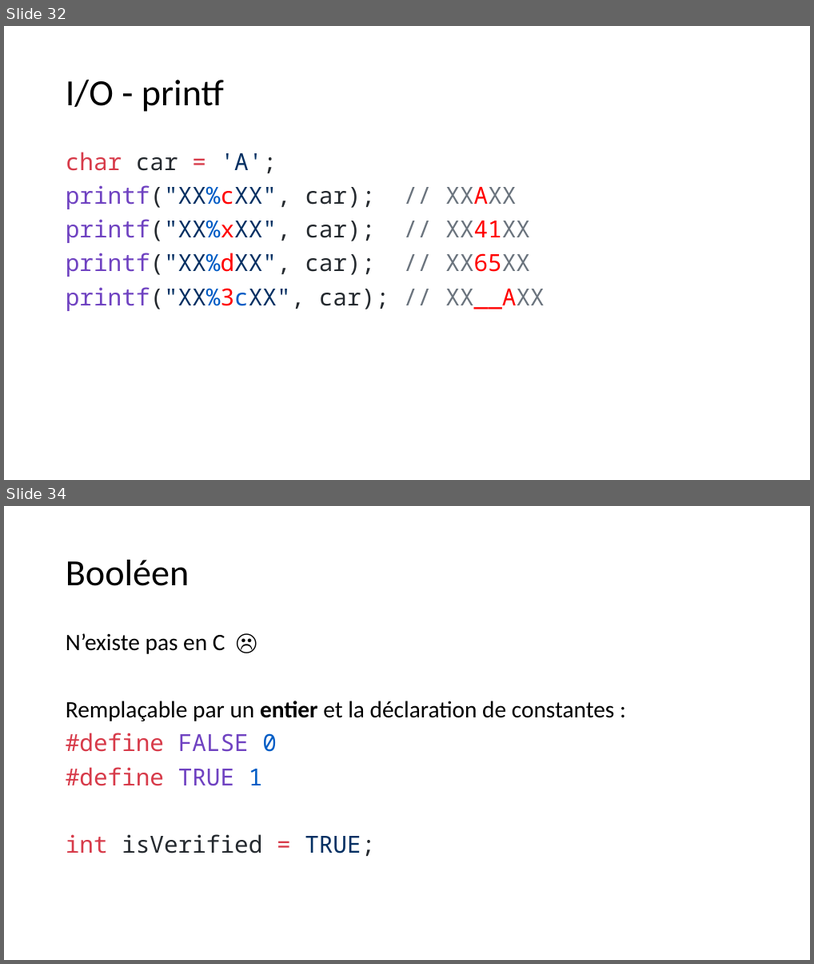
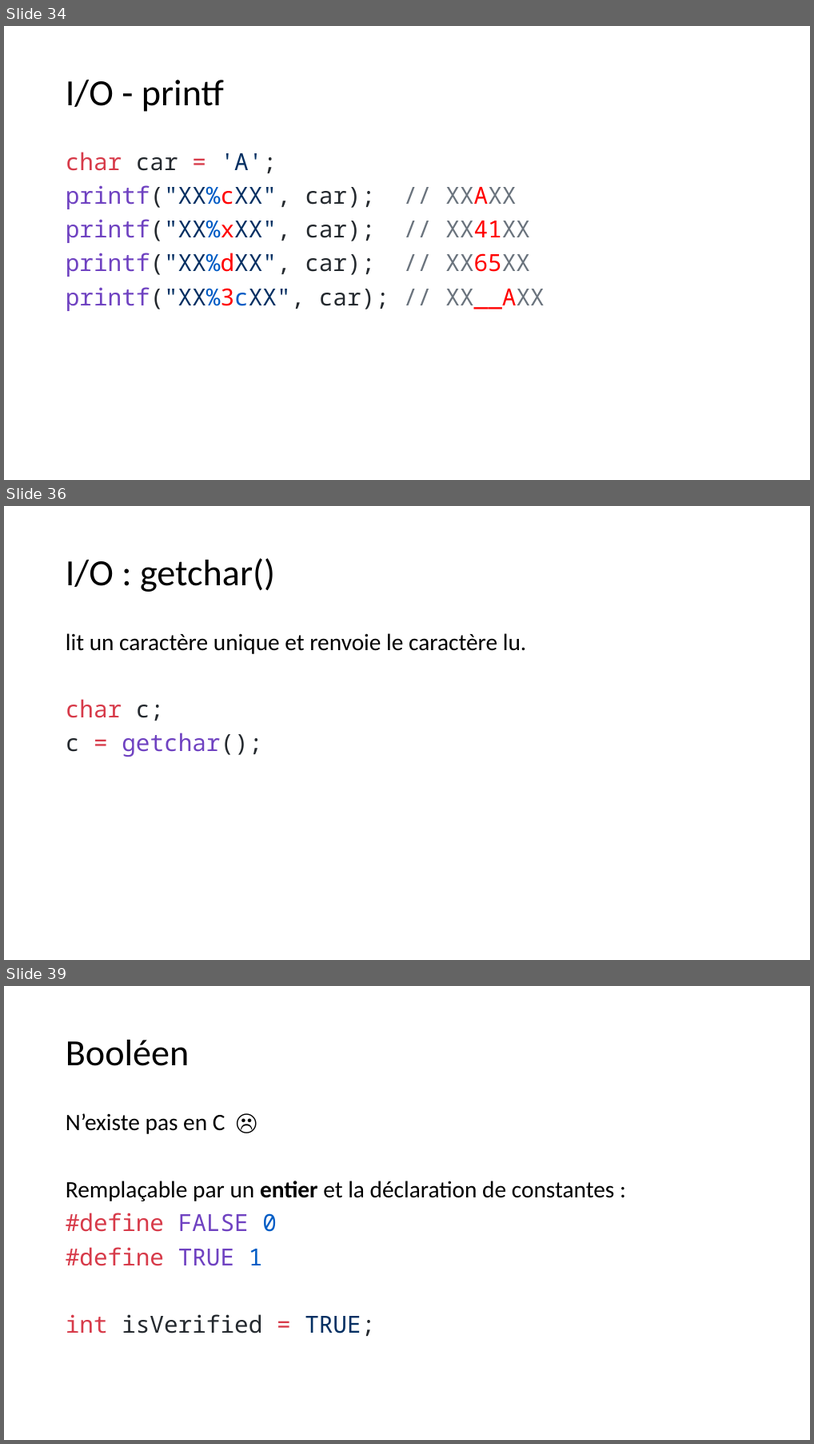
Before and after one commit to standard3/BTS1, a slide deck: 02_C/02_Types-et-operateurs/Types et opérateurs en C.pptx. Shown one above the other, each under a label of ours: slides 32 and 34 before the commit, slides 34, 36 and 39 after it; the slides between them are not shown. The pictures are 814x964 and 814x1444 pixels, drawn with LibreOffice and Linux fonts; fonts in the diff are those of the drawing. Boxes give left, top, right and bottom in pixels: in the first picture for what was removed or moved away, otherwise in the second. Text is boxed around its words. In the diff, an @@ line names an element or a change of style, - is before the commit and + after.

```diff
--- a/02_C/02_Types-et-operateurs/Types et opérateurs en C.pptx
+++ b/02_C/02_Types-et-operateurs/Types et opérateurs en C.pptx
@@ slide 36 added at box(4, 506, 810, 960), background #FFFFFF @@
@@ title added at box(66, 558, 275, 592), 44 pt, text #000000 @@
+I/O : getchar()
@@ text added at box(66, 633, 527, 756), 28 pt, text #000000 @@
+lit un caractère unique et renvoie le caractère lu.
+char c;
+c = getchar();
@@ what was slide 32 is now slide 34 @@
@@ what was slide 34 is now slide 39 @@
```
Also in this commit, not shown: 1 slide changed, 4 other slides added, 24 other files.
